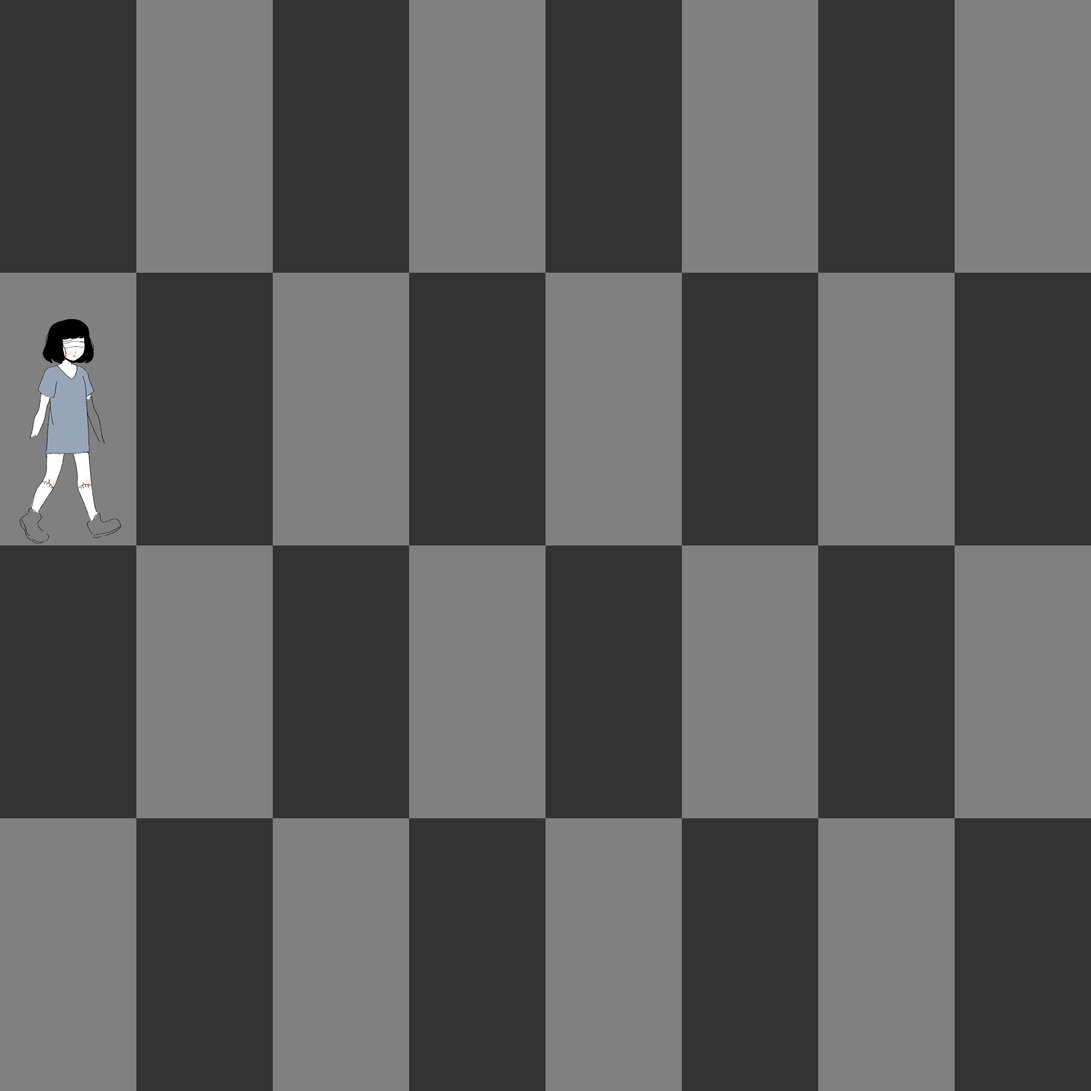
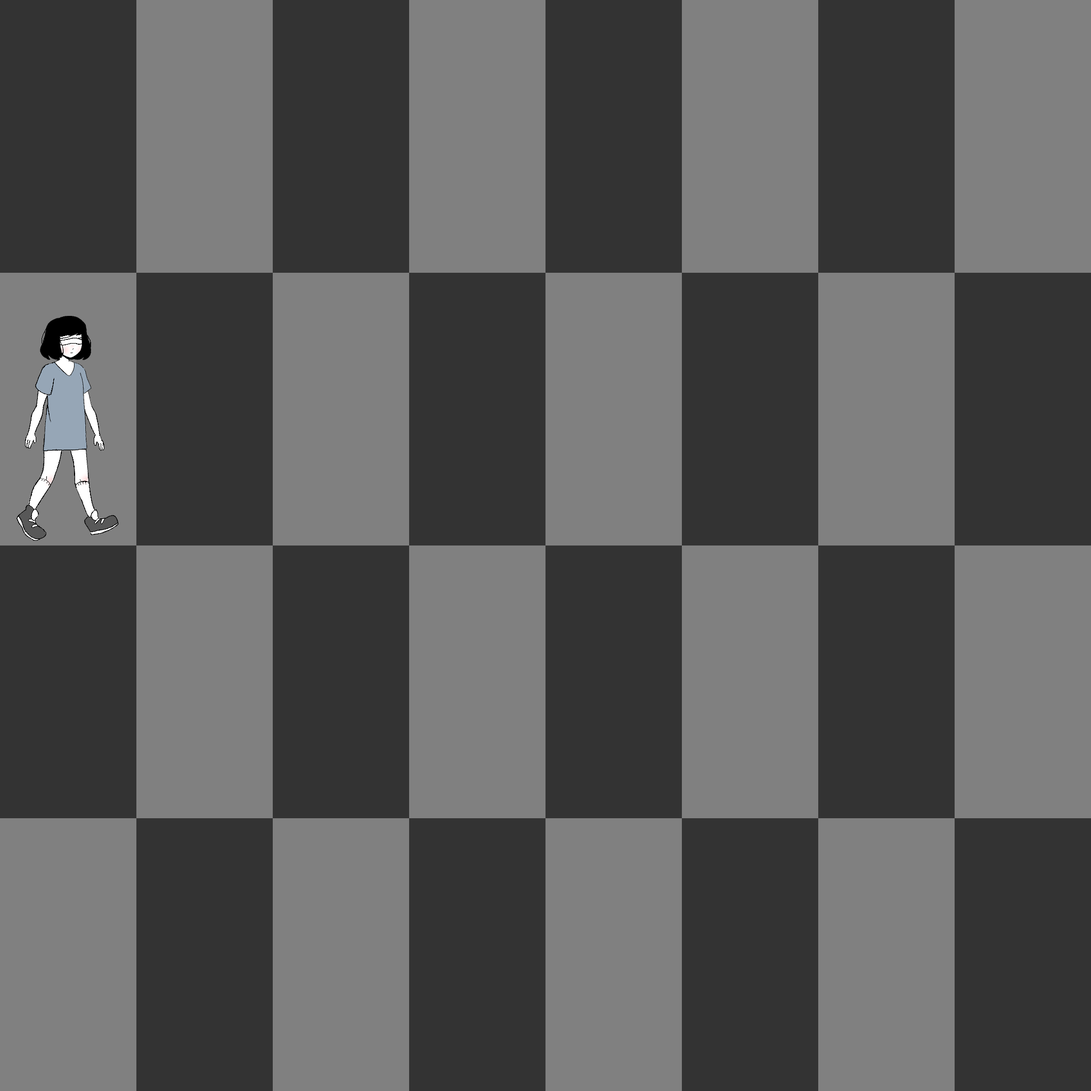
Layer changes from the first w=1091, h=1091 image to the second:
renamed "Layer 4 Copy" to "Layer 3 Copy", painted on it over [16, 316, 122, 545]
